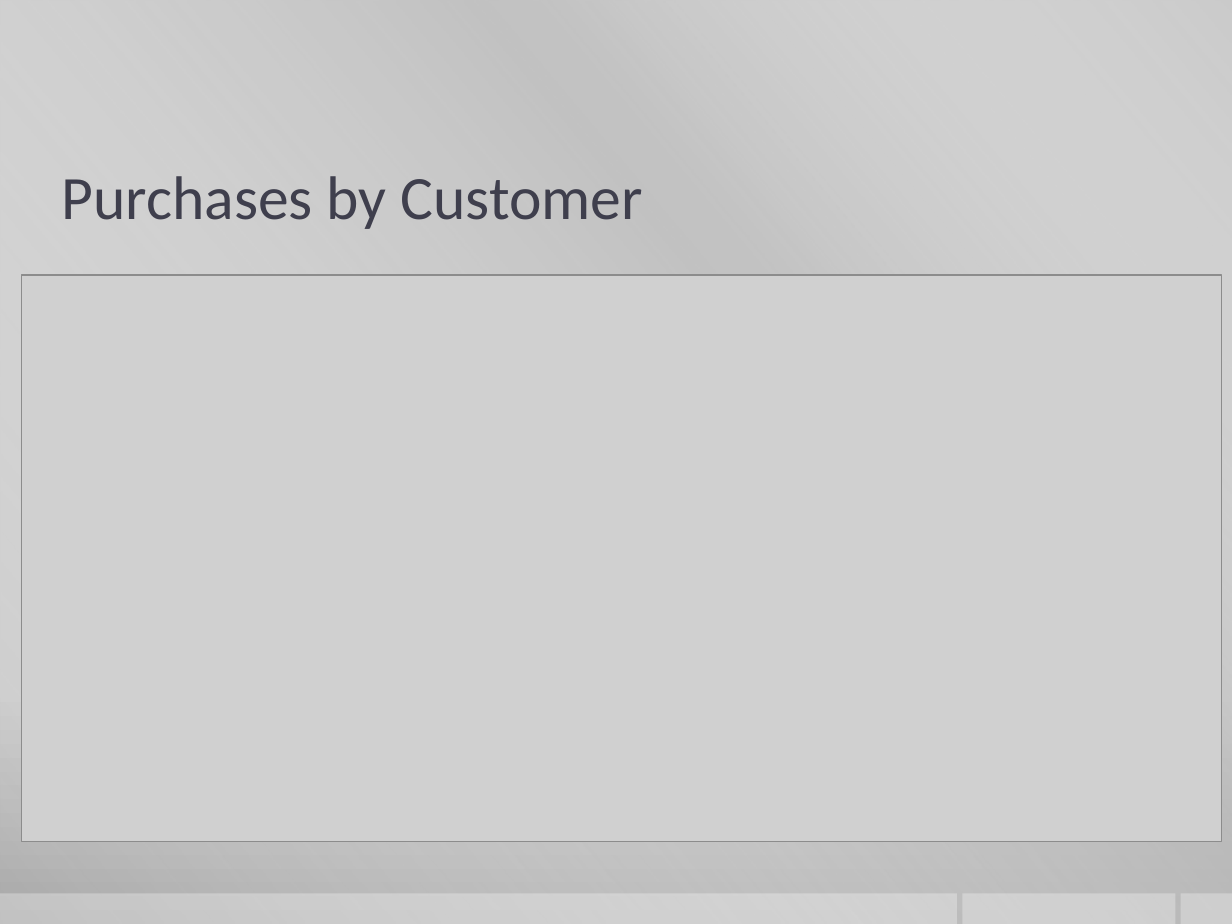
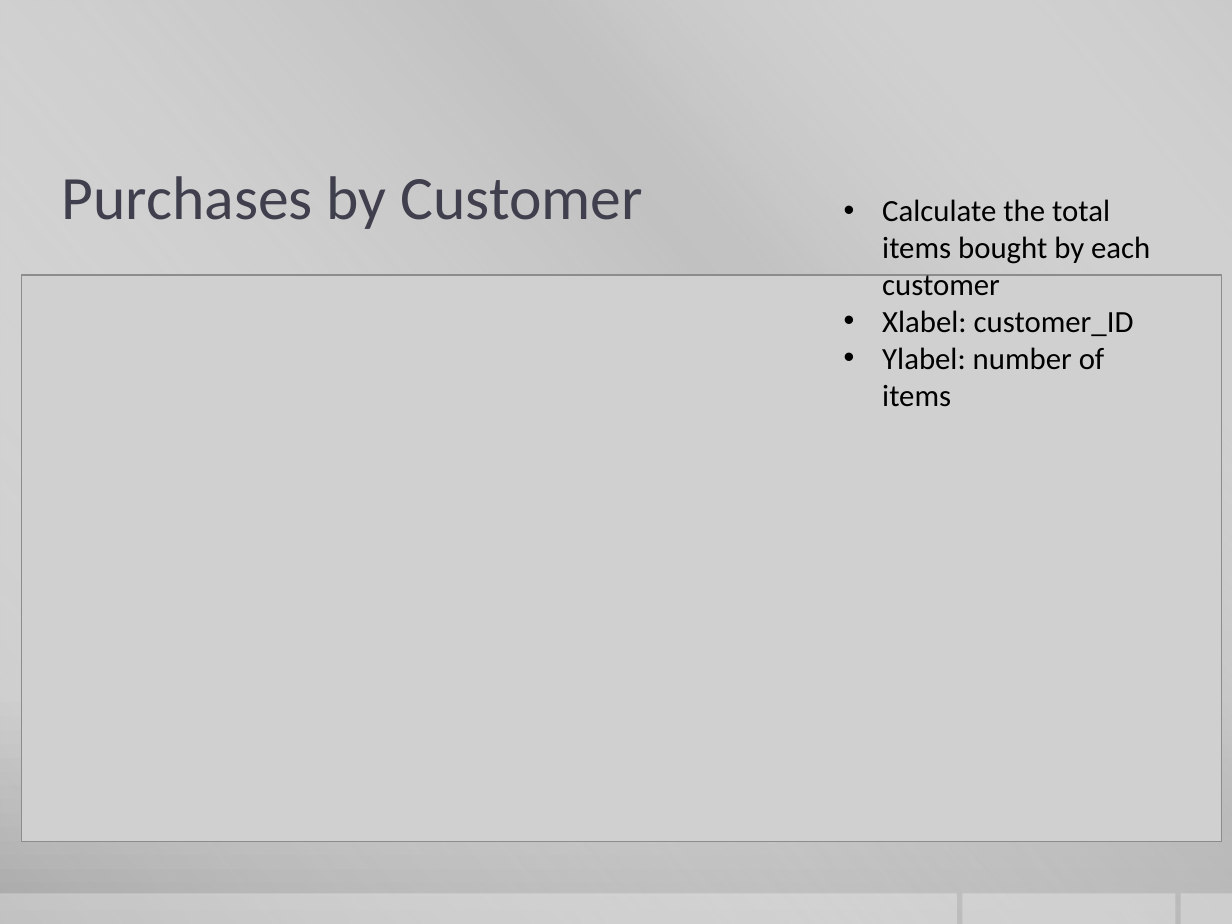
Before and after one commit to curtiskelsey/CS8370Group, a slide deck: slide 5 of Advertising Positioning.pptx (slide 3 before the commit). Drawn at 1232x924 pixels with LibreOffice and Linux fonts; fonts in the diff are those of the drawing; grey boxes stand for pictures; background and template pictures are left out. Boxes give left, top, right and bottom in pixels: in the first picture for what was removed or moved away, otherwise in the second. Text is boxed around its words. In the diff, an @@ line names an element or a change of style, - is before the commit and + after.

```diff
--- a/Advertising Positioning.pptx
+++ b/Advertising Positioning.pptx
@@ text added at (882, 199, 1150, 407), 18 pt, text #000000 @@
+• Calculate the total items bought by each customer
+• Xlabel: customer_ID
+• Ylabel: number of items
```
Also in this commit, not shown: 3 other slides changed, 8 slides added, 16 other files.
